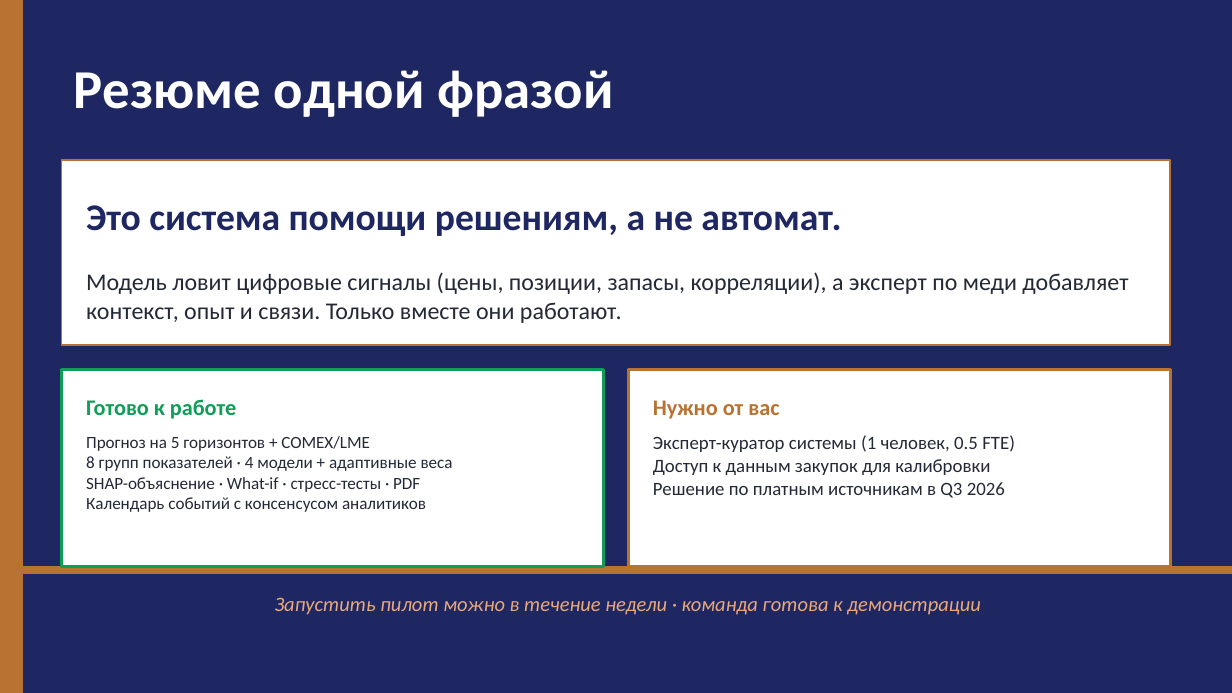
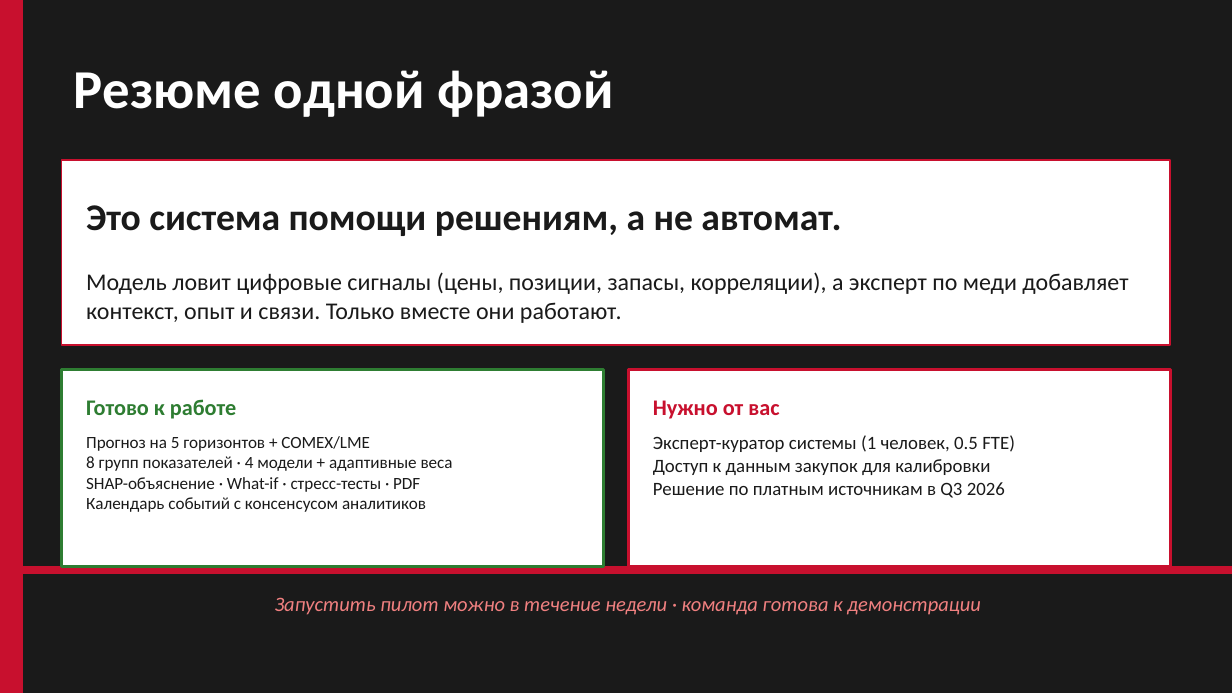
Before and after one commit to art6765/copper-forecast, a slide deck: slide 17 of presentation/Copper_Forecast_For_Director.pptx. Drawn at 1232x693 pixels with LibreOffice and Linux fonts; fonts in the diff are those of the drawing. Boxes give left, top, right and bottom in pixels: in the first picture for what was removed or moved away, otherwise in the second. Text is boxed around its words. In the diff, an @@ line names an element or a change of style, - is before the commit and + after.

```diff
--- a/presentation/Copper_Forecast_For_Director.pptx
+++ b/presentation/Copper_Forecast_For_Director.pptx
@@ background #1E2761 to #1A1A1A @@
@@ rectangle at bbox=[0, 0, 22, 692]: fill #B87333 to #C8102E; outline #B87333 1 pt to #C8102E 1 pt @@
@@ rectangle at bbox=[62, 160, 1170, 345]: outline #B87333 1 pt to #C8102E 1 pt @@
@@ text "Это система помощи решениям, а ..." at bbox=[86, 205, 841, 236]: text colour #1E2761 to #1A1A1A @@
@@ rectangle at bbox=[62, 370, 604, 567]: outline #0F9D58 1.5 pt to #2E7D32 1.5 pt @@
@@ text "Готово к работе" at bbox=[86, 399, 236, 419]: text colour #0F9D58 to #2E7D32 @@
@@ rectangle at bbox=[628, 370, 1170, 567]: outline #B87333 1.5 pt to #C8102E 1.5 pt @@
@@ text "Нужно от вас" at bbox=[653, 400, 779, 419]: text colour #B87333 to #C8102E @@
@@ text colour #242938 to #1A1A1A in 3 elements at bbox=[86, 272, 1128, 323], bbox=[86, 436, 453, 512], bbox=[653, 435, 1015, 498] @@
@@ rectangle at bbox=[0, 567, 1232, 573]: fill #B87333 to #C8102E; outline #B87333 1 pt to #C8102E 1 pt @@
@@ text "Запустить пилот можно в течение ..." at bbox=[275, 597, 981, 615]: text colour #E8A87C to #F08080 @@
```
Also in this commit, not shown: 16 other slides changed, 1 other file.
